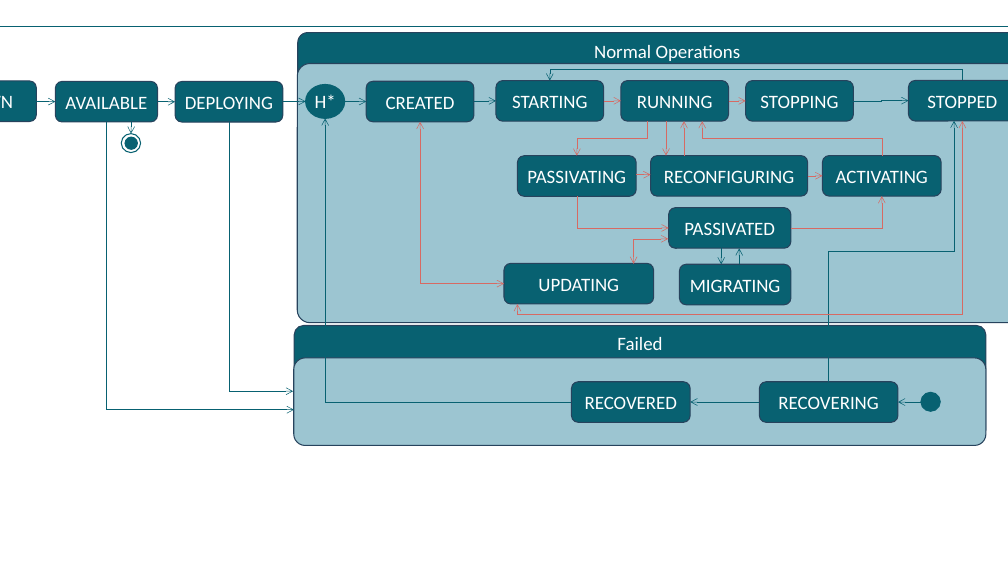
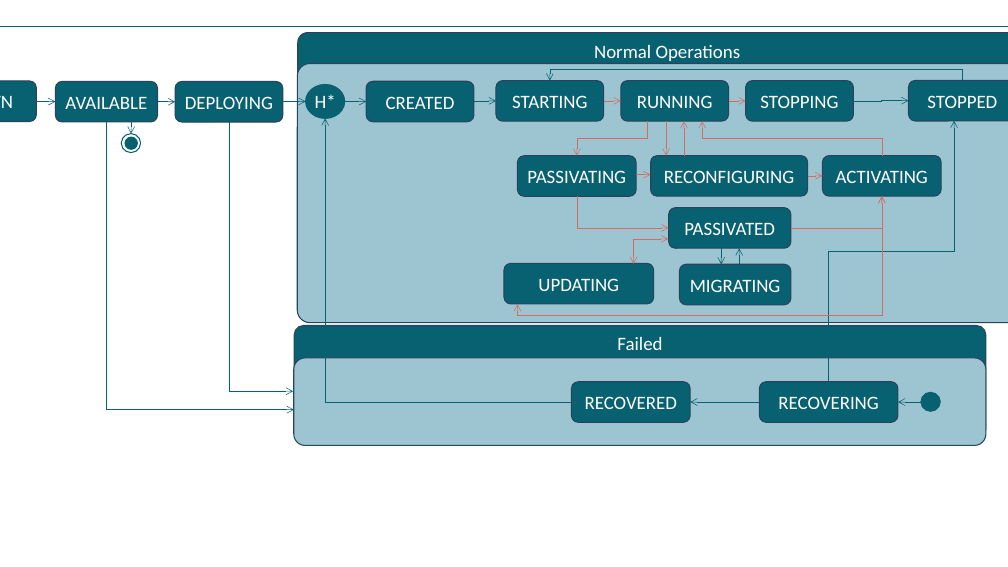
Before and after one commit to iip-ecosphere/platform, a slide deck: slide 11 of platform/documentation/src/HandbookFigures.pptx. Drawn at 1008x567 pixels with LibreOffice and Linux fonts; fonts in the diff are those of the drawing. Boxes give left, top, right and bottom in pixels: in the first picture for what was removed or moved away, otherwise in the second. Text is boxed around its words. In the diff, an @@ line names an element or a change of style, - is before the commit and + after.

```diff
--- a/platform/documentation/src/HandbookFigures.pptx
+++ b/platform/documentation/src/HandbookFigures.pptx
@@ elbow double arrow removed from (420, 122) to (504, 284) @@
@@ elbow double arrow moved from (963, 121) - (517, 304) to (882, 196) - (517, 304) @@
```
Also in this commit, not shown: 11 other files.
